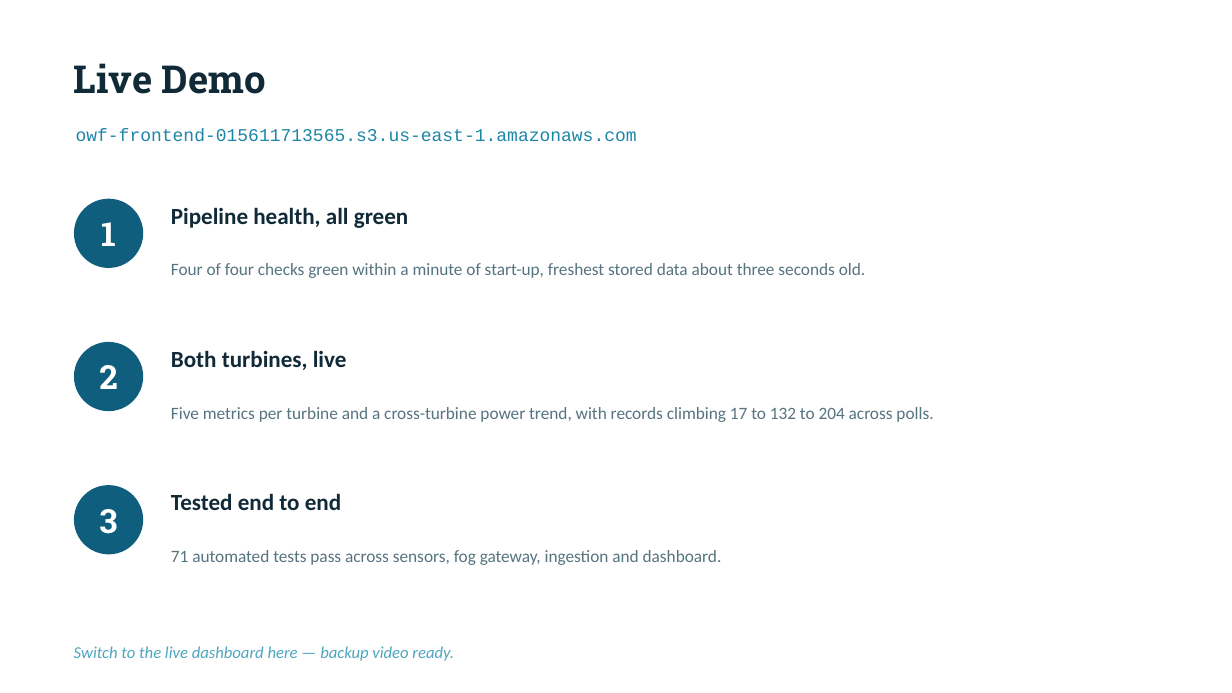
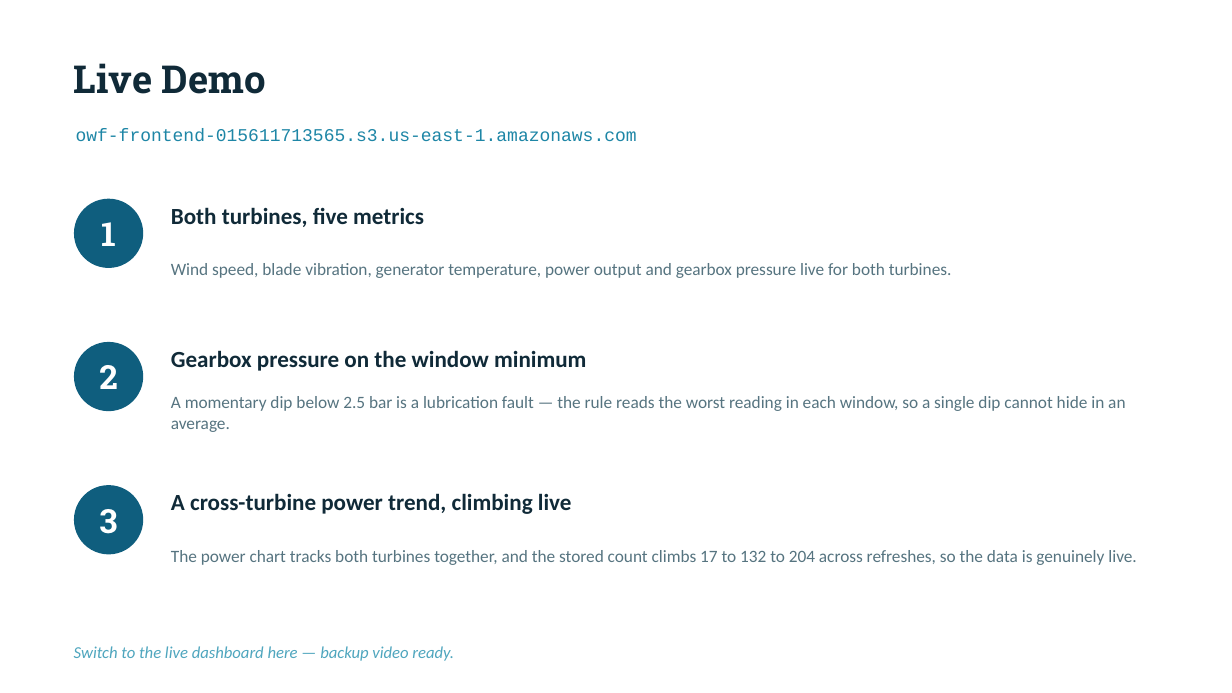
Before and after one commit to valletivarish/FEC_version_2, a slide deck: slide 3 of ppt/VishvaksenMachana_X25173421_offshore-wind-farm.pptx. Drawn at 1232x693 pixels with LibreOffice and Linux fonts; fonts in the diff are those of the drawing. Boxes give left, top, right and bottom in pixels: in the first picture for what was removed or moved away, otherwise in the second. Text is boxed around its words. In the diff, an @@ line names an element or a change of style, - is before the commit and + after.

Commit message:
Give each of the 26 decks a distinct layout + meaningful demo content
Addresses three points: decks were structurally identical (only recolored);
the Live Demo slide had vague filler ('pipeline health, all green'); and only a
few colour schemes read as distinct.

- 26 distinct layout combinations: 4 title layouts (left / centered / split
  colour-block / kicker+lower-anchored) x 3 architecture diagrams (horizontal
  flow / snake two-row / edge+cloud grouped panels) x 3 demo layouts (numbered
  rows / three cards / ghost-number+divider) x 3 challenge layouts (stacked
  cards / side-by-side / label-left). No two decks share the same combo.
- Live Demo now shows each project's real best 2-3 features -- the actual signals
  on screen, the signature derived view (fire-risk dial, efficiency heatmap,
  A-F grade, capacity tier, integrity index, colony verdict, power-state), and a
  real alert firing with its specific number -- not generic health/test/burst lines.
- 26 distinct topic-matched palettes (26 unique backgrounds) + rotating safe fonts.

Still the lecturer's 4-slide content spec (Title+Motivation, one architecture
diagram, Demo, Challenge+fix). All 26 validate and render clean (worst-case long
text checked in the narrow side-by-side layout). All 52 deliverables staged in tmp/.

```diff
--- a/ppt/VishvaksenMachana_X25173421_offshore-wind-farm.pptx
+++ b/ppt/VishvaksenMachana_X25173421_offshore-wind-farm.pptx
@@ text at [171,207,424,227]: text changed @@
-Pipeline health, all green
+Both turbines, five metrics
@@ text at [171,263,952,278]: text changed @@
-Four of four checks green within a minute of start-up, freshest stored data about three seconds old.
+Wind speed, blade vibration, generator temperature, power output and gearbox pressure live for both turbines.
@@ text at [171,350,586,371]: text changed @@
-Both turbines, live
+Gearbox pressure on the window minimum
@@ text at [171,396,1125,432]: text changed @@
-Five metrics per turbine and a cross-turbine power trend, with records climbing 17 to 132 to 204 across polls.
+A momentary dip below 2.5 bar is a lubrication fault — the rule reads the worst reading in each window, so a single dip cannot hide in an average.
@@ text at [171,493,572,514]: text changed @@
-Tested end to end
+A cross-turbine power trend, climbing live
@@ text at [171,550,1136,565]: text changed @@
-71 automated tests pass across sensors, fog gateway, ingestion and dashboard.
+The power chart tracks both turbines together, and the stored count climbs 17 to 132 to 204 across refreshes, so the data is genuinely live.
```
Also in this commit, not shown: 3 other slides changed, 28 other files.
